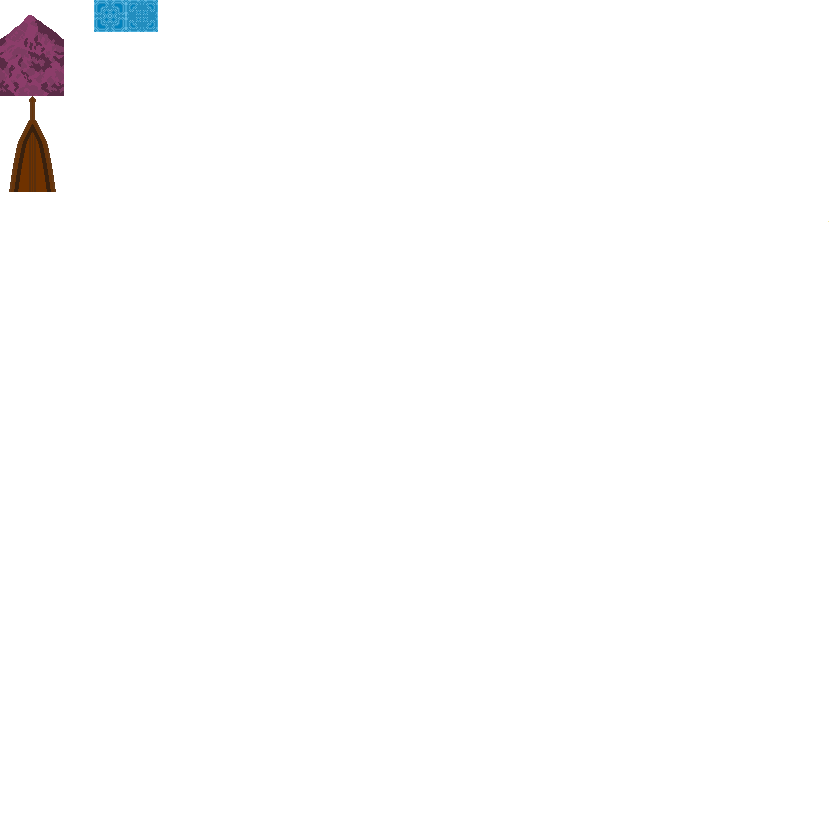
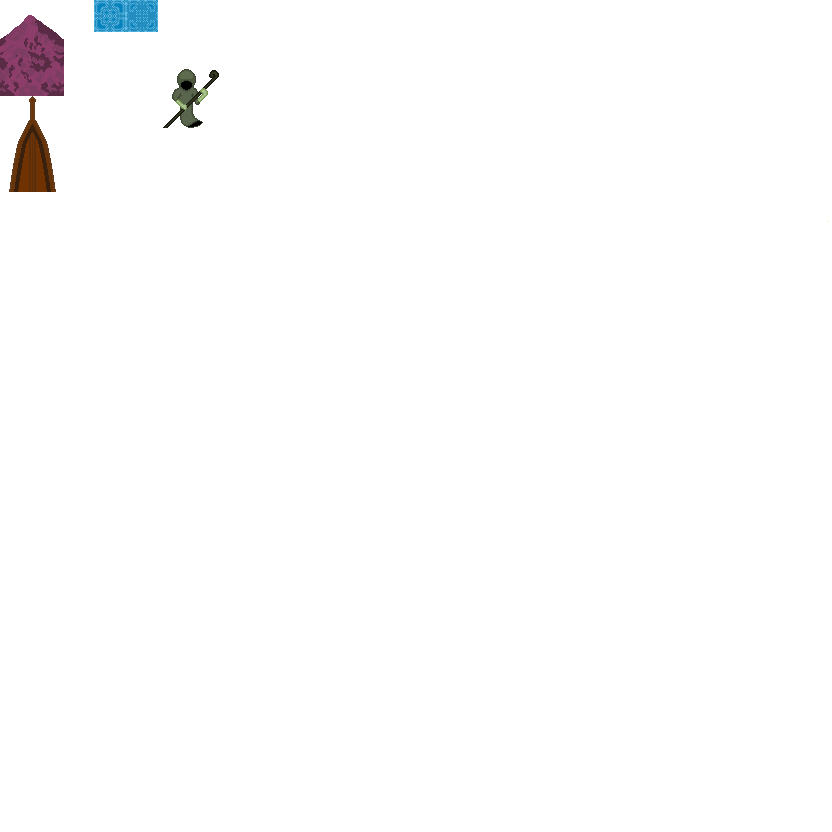
Before/after of a 832 x 832 layered artwork. What changed in the layer stack:
renamed "Layer 22" to "Layer 26", painted on it over bbox(163, 69, 219, 128)
removed layer "Layer 26 copy 2" over bbox(163, 69, 219, 128)
